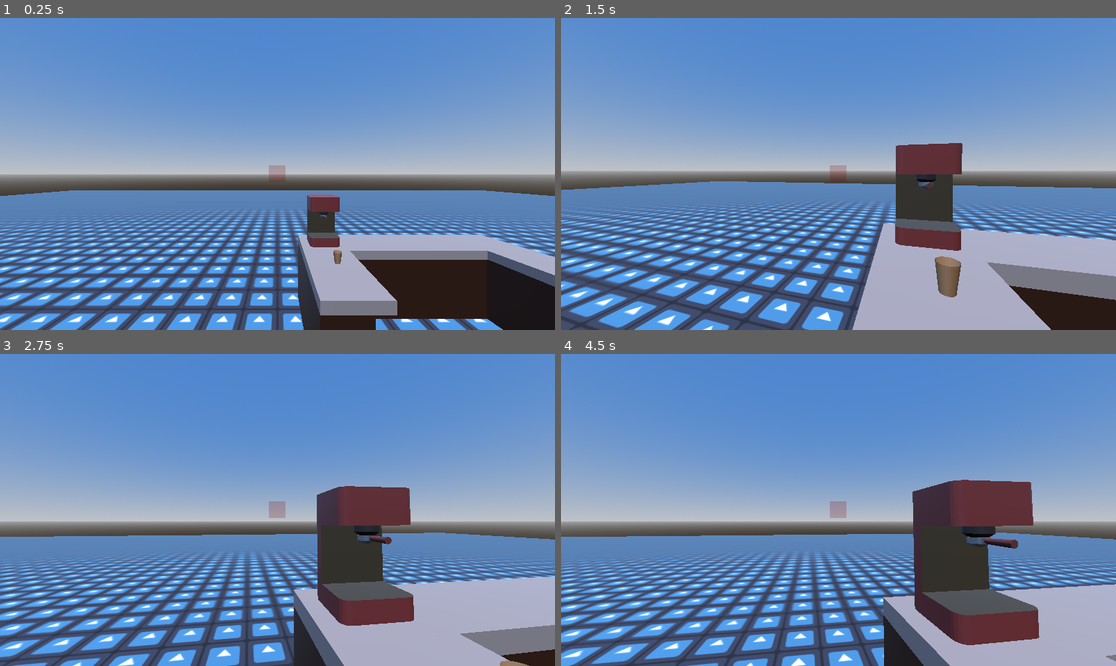
Above: before the commit, frames 1-4 (two rows, left to right).
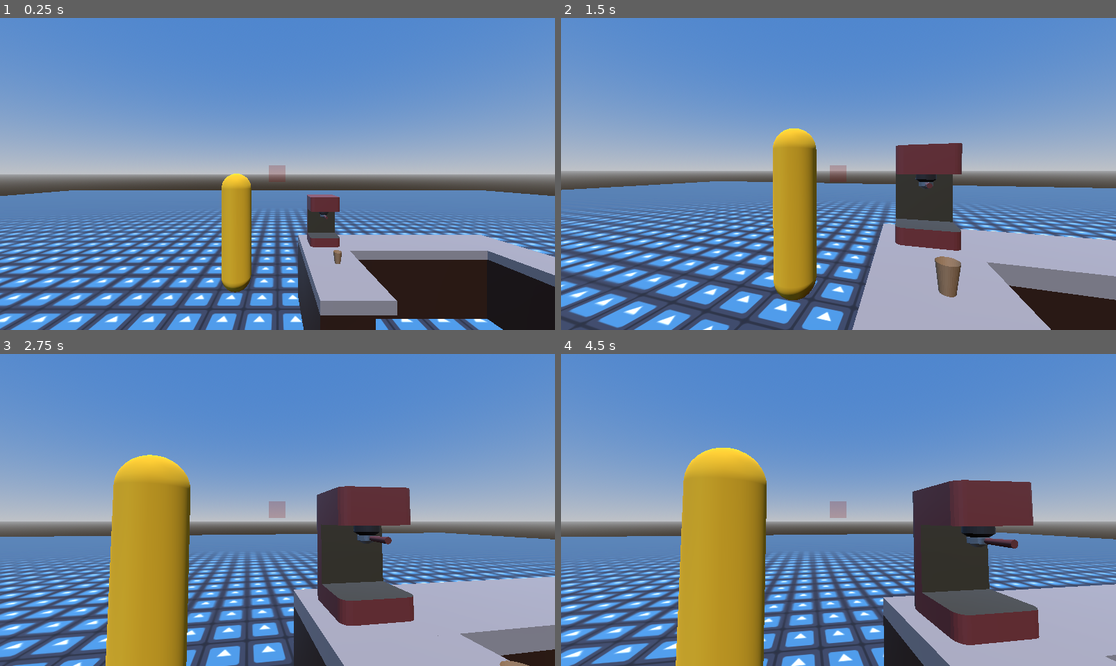
Above: after the commit, the same moments.

Repository: Groblockia/MiniJam204
Game: Godot game, scene res://scenes/main.tscn
Two runs of this game, one before a commit and one after it. Both use one fixed random seed, a clock stepped at 60 frames per second and the inputs below. The engine's default icon, where the game draws it, is replaced by a stand-in: a white triangle on a blue panel in a dark square.
Inputs (mouse positions are in pixels of both pictures, inside the frame that each line leads up to):
- Up to frame 1 (0.25 s): no input
- Up to frame 2 (1.5 s): move the mouse to (866, 174) at 0.52 s; hold W (forward) from 0.53 s (still down); tap E (interact) at 0.6, 1.35 s; move the mouse to (810, 174) at 1.27 s
- Up to frame 3 (2.75 s): keep holding W (forward); move the mouse to (288, 503) at 2.02 s; tap Tab (toggle_mouse) at 2.1 s; tap E (interact) at 2.3 s
- Up to frame 4 (4.5 s): tap Enter at 2.75, 4.25 s; move the mouse to (810, 572) at 2.77 s; tap E (interact) at 2.85, 3.6 s; tap Space at 3.5 s; move the mouse to (1005, 556) at 3.52 s; release W (forward) at 3.53 s; hold A (left) from 3.53 s (still down); move the mouse to (672, 463) at 4.27 s; tap Tab (toggle_mouse) at 4.35 s

The runs differ from the first frame. In frame 1, 1.9% of the frame differs, in the area x 39-46%, y 49-88%; in frame 2, 4.1%; in frame 3, 9.3%; in frame 4, 10%, in the area x 20-38%, y 30-100%.

Commit message:
added anim/model

Diff:
--- a/characters/npcs/npc_test.gd
+++ b/characters/npcs/npc_test.gd
@@ -7,11 +7,6 @@
 func _physics_process(delta: float) -> void:
 	velocity.y -= 9.8 * delta
 	move_and_slide()
-
-	if Input.is_action_just_pressed("interact"):
-		navAgent.target_position = get_target_location()
-		print(navAgent.target_position)
-
 	move_to_target()
 
 func move_to_target():
@@ -20,7 +15,7 @@
 	var direction = (next_pos - current_pos).normalized()
 	velocity = direction * SPEED
 
-func get_target_location() -> Vector3:
+func set_target_location() -> Vector3:
 	var offset_x = randf_range(-10, 10)
 	var offset_z = randf_range(-10, 10)
 
--- a/scenes/main.tscn
+++ b/scenes/main.tscn
@@ -75,7 +75,7 @@
 transform = Transform3D(0.99874395, -0.018660098, -0.04650052, 0.050104868, 0.3719531, 0.92689824, 0, -0.9280639, 0.37242088, 0, 0, 0)
 
 [node name="npc_test" parent="." unique_id=1447798352 instance=ExtResource("7_o6xl0")]
-transform = Transform3D(1, 0, 0, 0, 1, 0, 0, 0, 1, 6.9888377, 2.5, -2.0269127)
+transform = Transform3D(1, 0, 0, 0, 1, 0, 0, 0, 1, -1.4111943, 0.56103516, -6.9995174)
 
 [node name="NpcPositionMarkers" type="Node3D" parent="." unique_id=183469600]
 
Not shown, removed: anim/test
Not shown, removed: model/test
